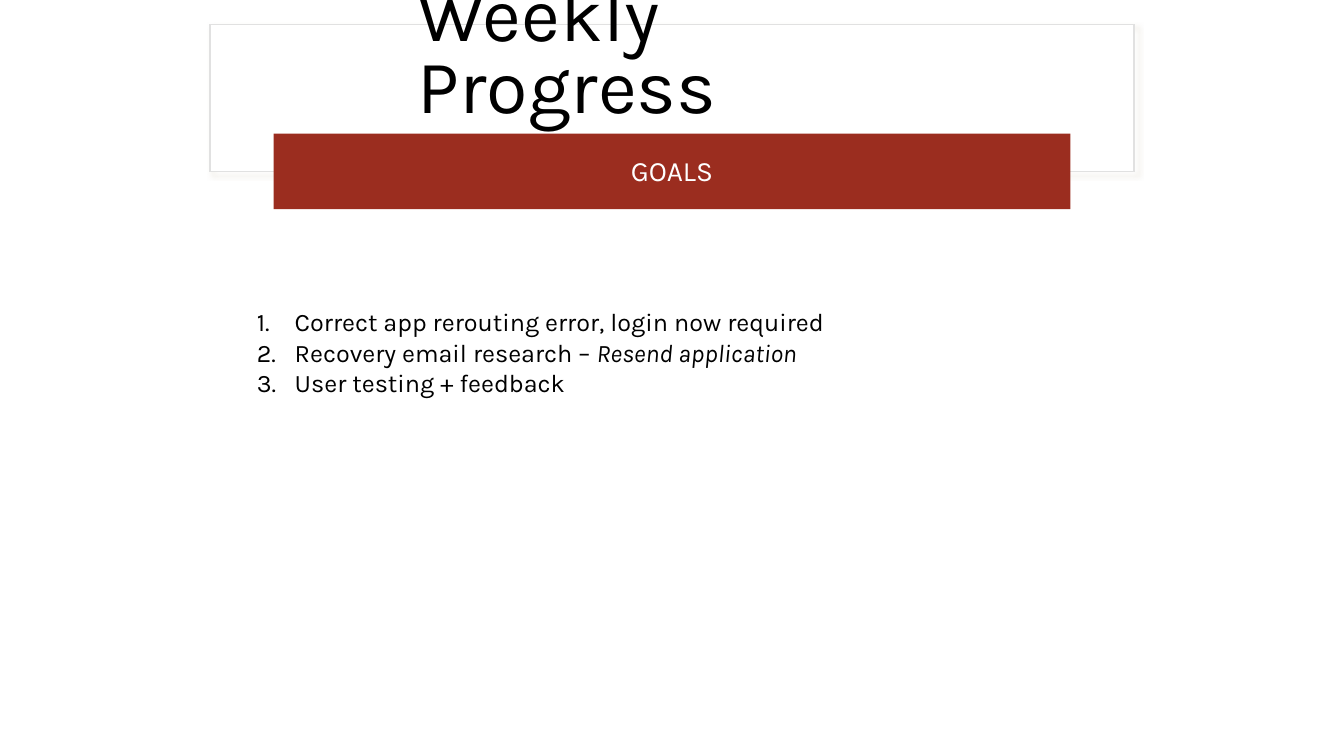
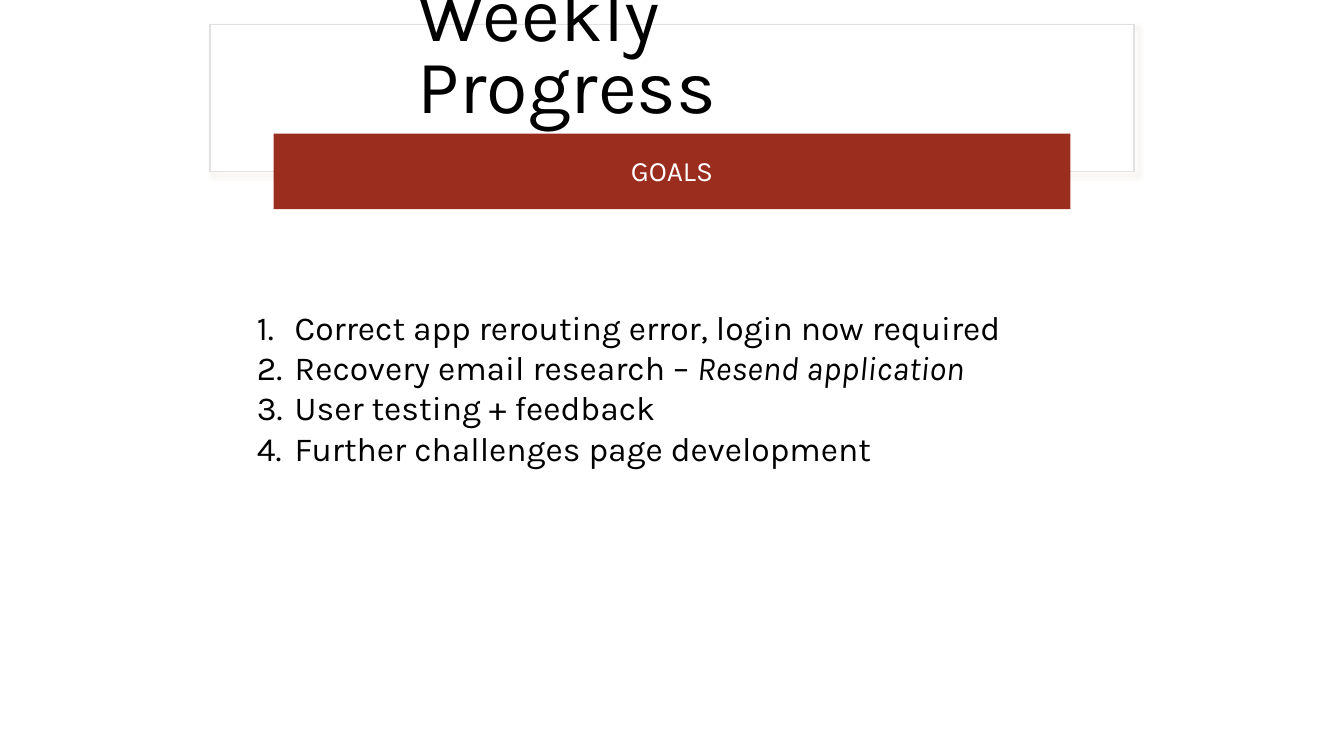
Before and after one commit to jjdeuce06/VulcanActivityTracker, a slide deck: slide 3 of Documentation/Weekly Report/week7/CMSC-4920-Week7-Group2.pptx. Drawn at 1344x756 pixels with LibreOffice and Linux fonts; fonts in the diff are those of the drawing. Boxes give left, top, right and bottom in pixels: in the first picture for what was removed or moved away, otherwise in the second. Text is boxed around its words. In the diff, an @@ line names an element or a change of style, - is before the commit and + after.

```diff
--- a/Documentation/Weekly Report/week7/CMSC-4920-Week7-Group2.pptx
+++ b/Documentation/Weekly Report/week7/CMSC-4920-Week7-Group2.pptx
@@ text at [295, 317, 1001, 429]: size 18 to 24 pt in "Correct app rerouting error, login now required", "Recovery email research – Resend application", "User testing + feedback" @@
@@ text at [295, 438, 871, 470]: paragraph added @@
+4. Further challenges page development
```
Also in this commit, not shown: 1 other slide changed, 1 other file.
